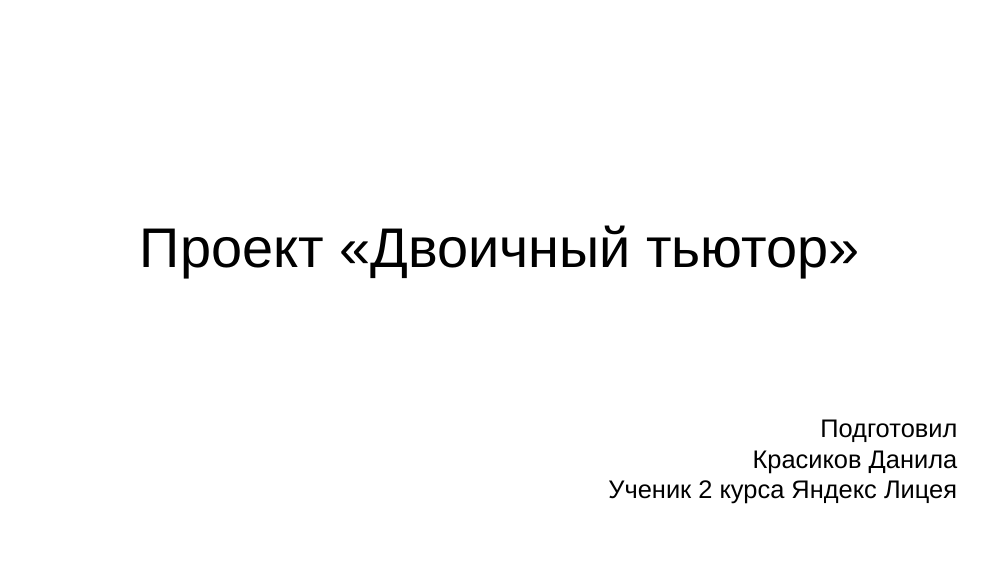
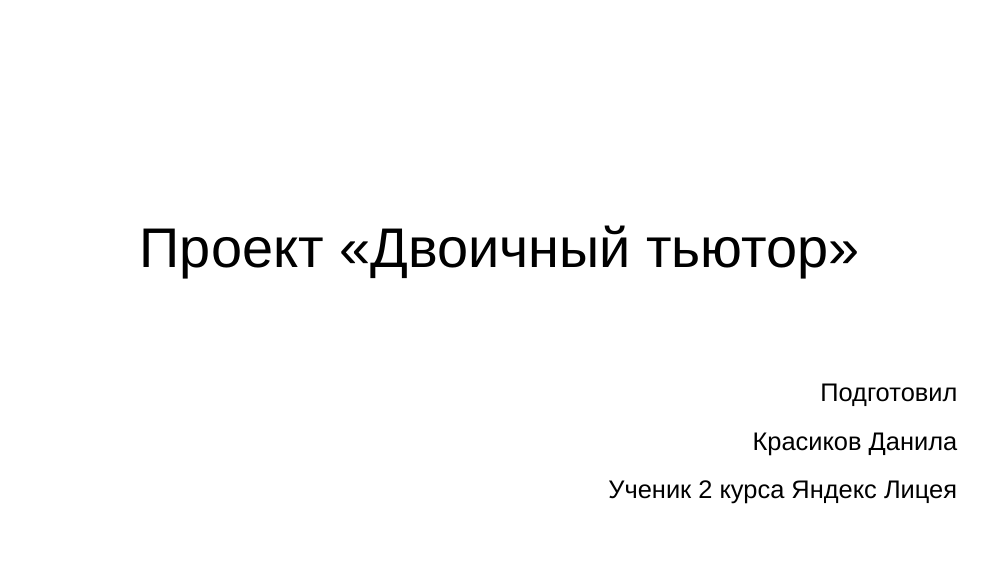
Before and after one commit to krasikovdp-2/binary_tutor, a slide deck: slide 1 of presentation.odp. Drawn at 1008x567 pixels with LibreOffice and Linux fonts; fonts in the diff are those of the drawing. Boxes give left, top, right and bottom in pixels: in the first picture for what was removed or moved away, otherwise in the second. Text is boxed around its words. In the diff, an @@ line names an element or a change of style, - is before the commit and + after.

Commit message:
Finished the presentation

```diff
--- a/presentation.odp
+++ b/presentation.odp
@@ subtitle "Подготовил" at [608,383,958,504]: more space between paragraphs @@
```
Also in this commit, not shown: 6 slides added, 3 slides removed.
